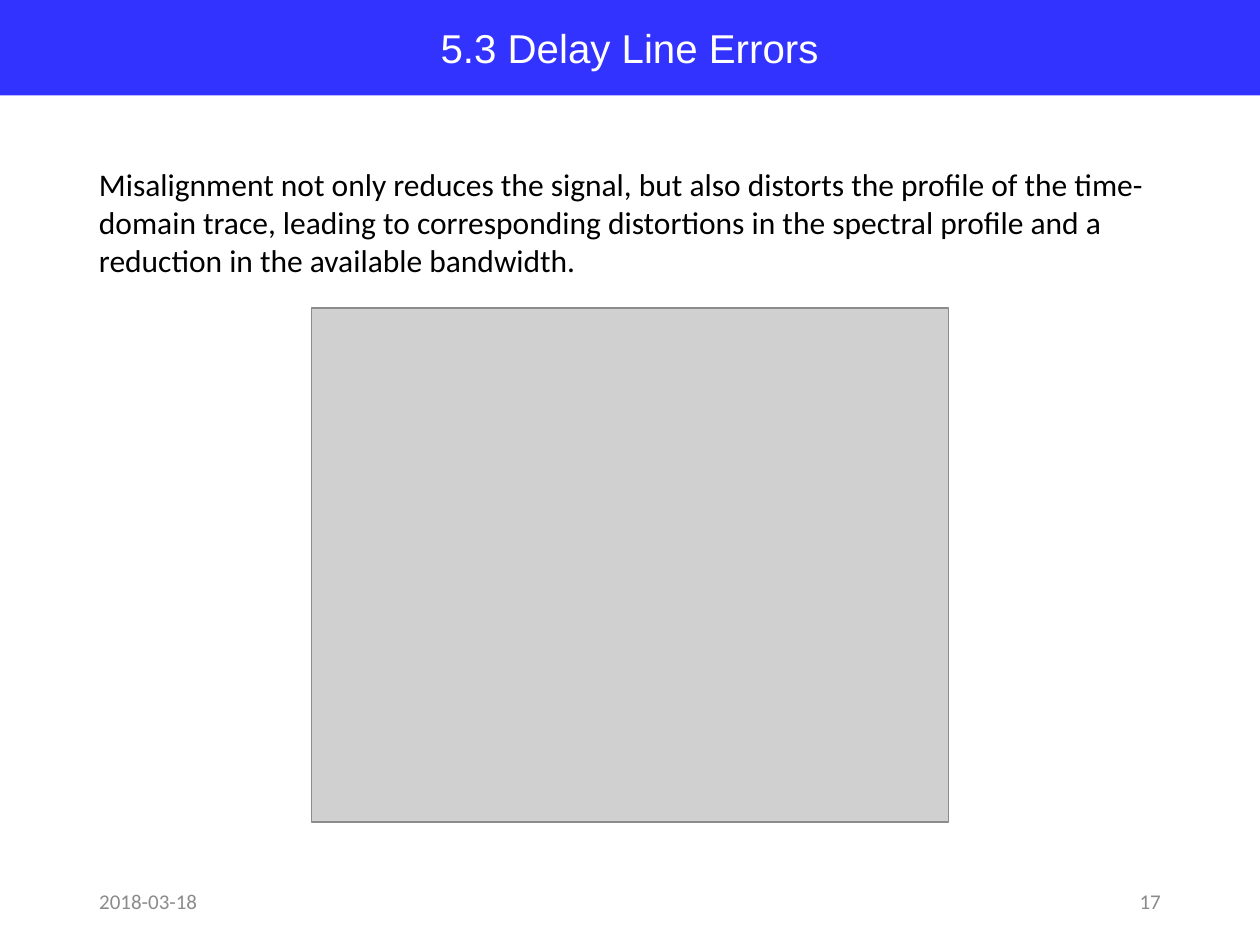
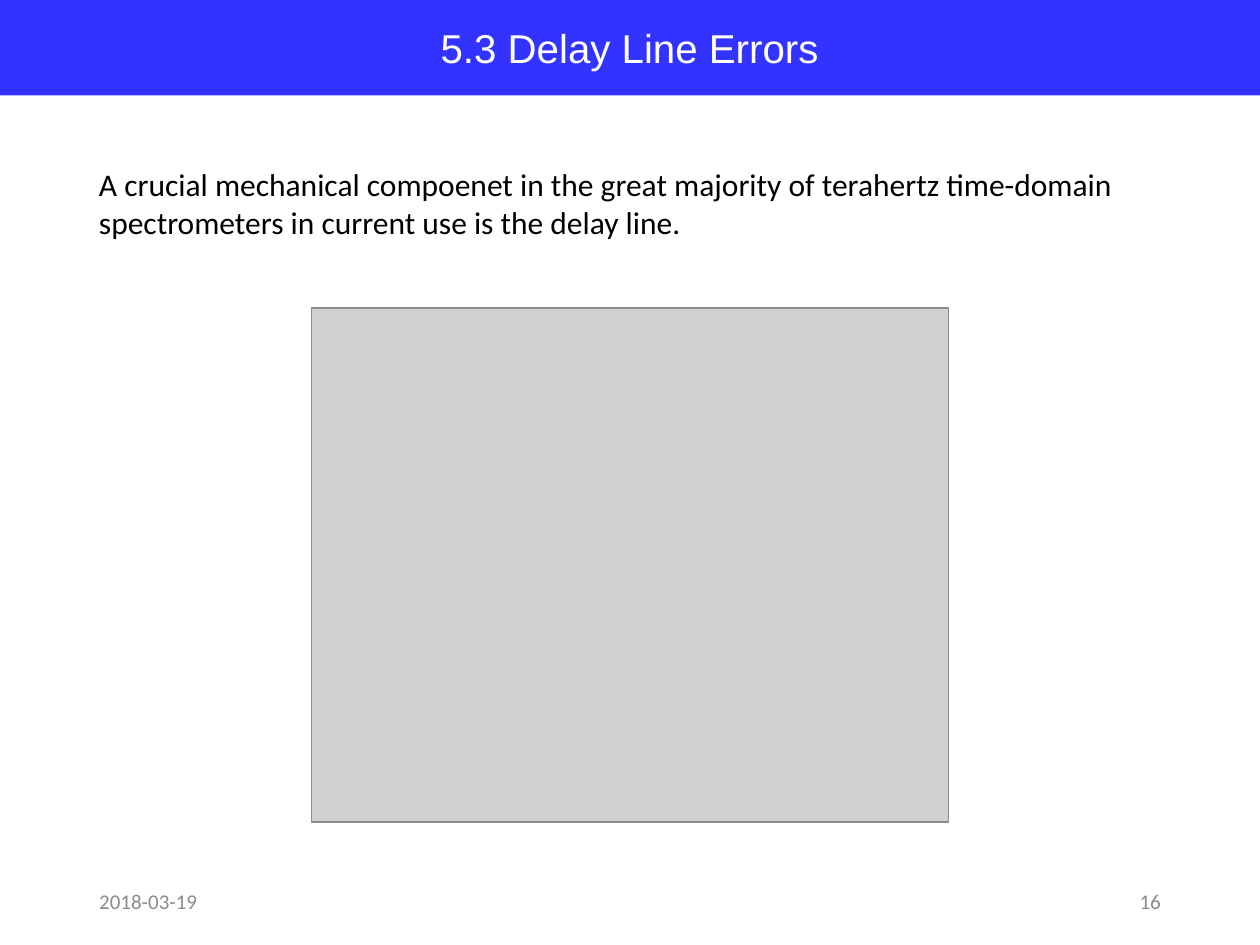
Before and after one commit to jglee96/NBTP_Lab, a slide deck: slide 16 of Terahertz Metrology/Ch3/Terahertz Metrology_Ch3.pptx (slide 17 before the commit). Drawn at 1260x945 pixels with LibreOffice and Linux fonts; fonts in the diff are those of the drawing; grey boxes stand for pictures. Boxes give left, top, right and bottom in pixels: in the first picture for what was removed or moved away, otherwise in the second. Text is boxed around its words. In the diff, an @@ line names an element or a change of style, - is before the commit and + after.

```diff
--- a/Terahertz Metrology/Ch3/Terahertz Metrology_Ch3.pptx
+++ b/Terahertz Metrology/Ch3/Terahertz Metrology_Ch3.pptx
@@ text at [99,174,1111,239]: text changed @@
-Misalignment not only reduces the signal, but also distorts the profile of the time-domain trace, leading to corresponding distortions in the spectral profile and a reduction in the available bandwidth.
+A crucial mechanical compoenet in the great majority of terahertz time-domain spectrometers in current use is the delay line.
@@ text at [99,895,197,909]: text changed @@
-2018-03-18
+2018-03-19
@@ page number at [1140,895,1161,909]: text changed @@
-17
+16
```
Also in this commit, not shown: 18 other slides changed, 1 slide removed, 6 other files.
